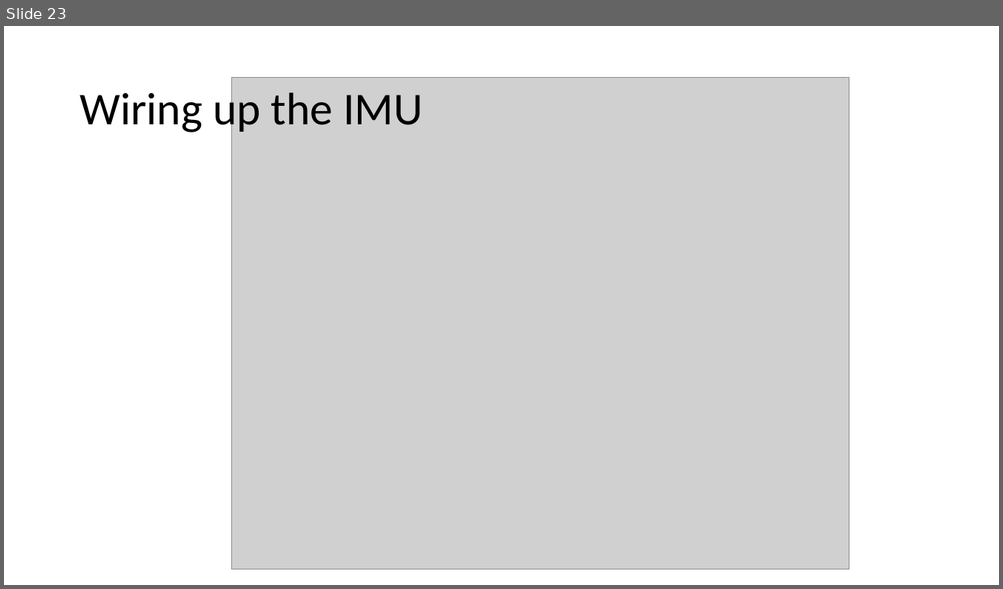
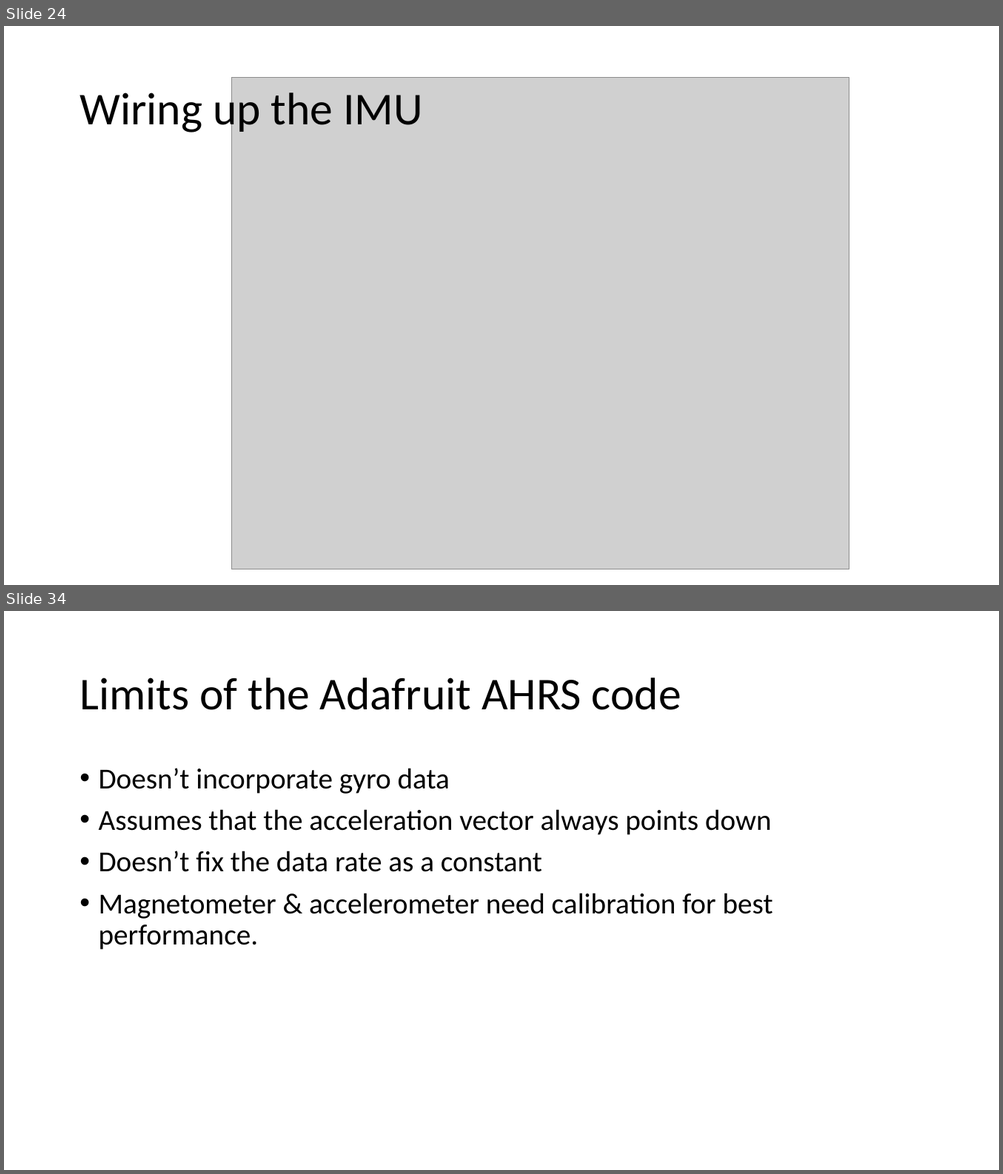
Before and after one commit to logos-electromechanical/SensorWorkshop, a slide deck: presentation/Mobile Sensors Workshop, Part 2.pptx. Shown one above the other, each under a label of ours: slide 23 before the commit, slides 24 and 34 after it; the slides between them are not shown. The pictures are 1003x589 and 1003x1174 pixels, drawn with LibreOffice and Linux fonts; fonts in the diff are those of the drawing; grey boxes stand for pictures. Boxes give left, top, right and bottom in pixels: in the first picture for what was removed or moved away, otherwise in the second. Text is boxed around its words. In the diff, an @@ line names an element or a change of style, - is before the commit and + after.

```diff
--- a/presentation/Mobile Sensors Workshop, Part 2.pptx
+++ b/presentation/Mobile Sensors Workshop, Part 2.pptx
@@ slide 34 added at [4,611,999,1170], background #FFFFFF @@
@@ title added at [79,678,681,710], 44 pt, text #000000 @@
+Limits of the Adafruit AHRS code
@@ text added at [99,768,773,950], 28 pt, text #000000 @@
+• Doesn’t incorporate gyro data
+• Assumes that the acceleration vector always points down
+• Doesn’t fix the data rate as a constant
+• Magnetometer & accelerometer need calibration for best performance.
@@ what was slide 23 is now slide 24 @@
```
Also in this commit, not shown: 1 slide changed, 13 other slides added, 24 other files.
